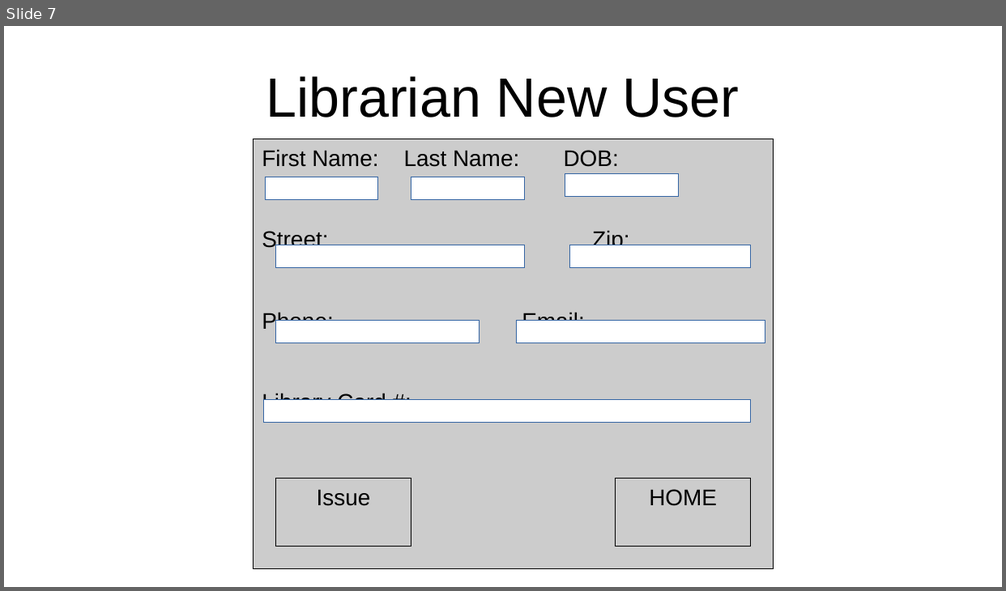
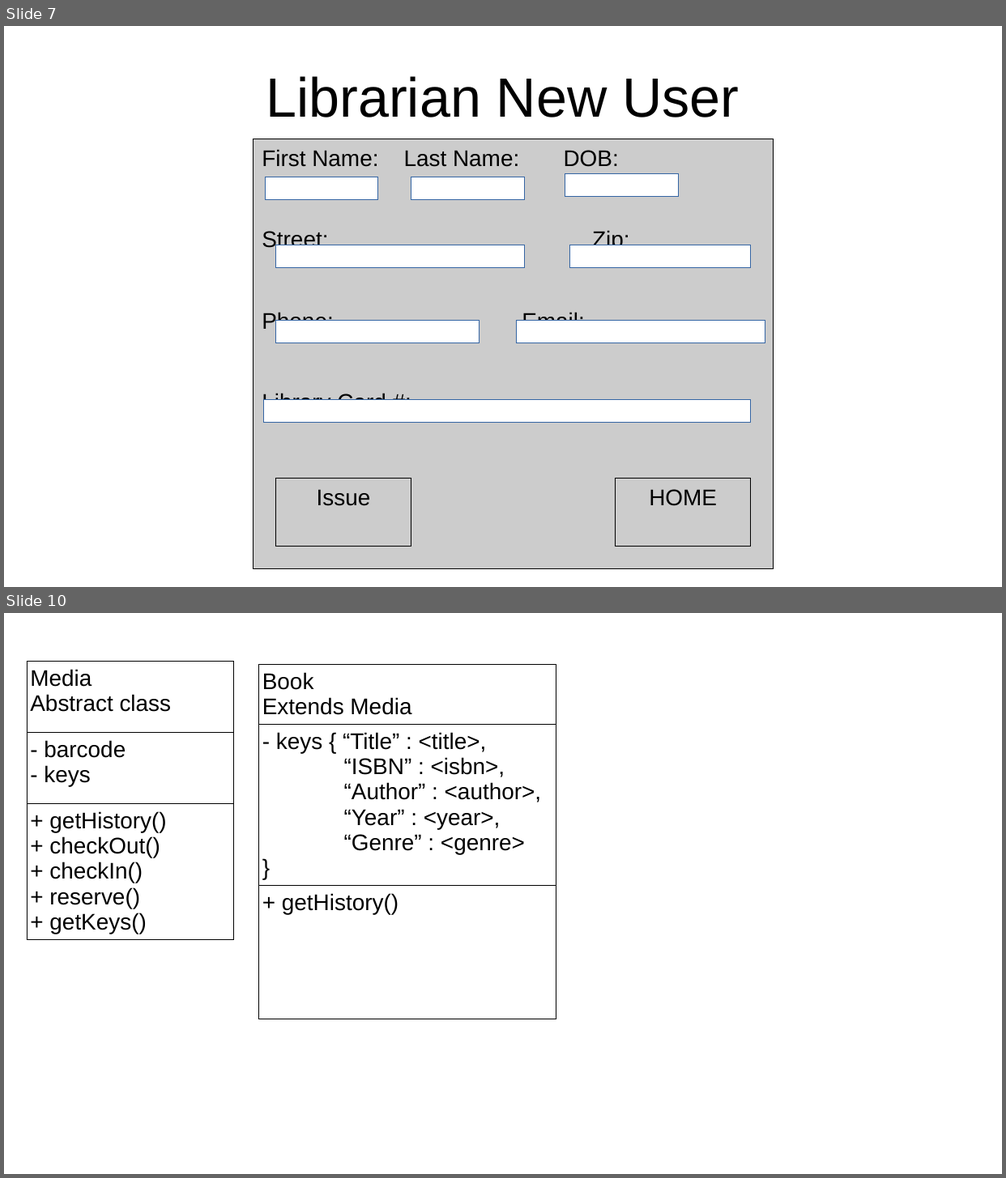
Before and after one commit to bheney/Library-Catalog, a slide deck: UI Mock Up.odp. Shown one above the other, each under a label of ours: slide 7 before the commit, slides 7 and 10 after it; the slides between them are not shown. The pictures are 1006x591 and 1006x1178 pixels, drawn with LibreOffice and Linux fonts; fonts in the diff are those of the drawing. Boxes give left, top, right and bottom in pixels: in the first picture for what was removed or moved away, otherwise in the second. Text is boxed around its words. In the diff, an @@ line names an element or a change of style, - is before the commit and + after.

```diff
--- a/UI Mock Up.odp
+++ b/UI Mock Up.odp
@@ slide 10 added at (4,613,1002,1174), background #FFFFFF @@
@@ table added at (27,661,234,937), 3 rows, 1 columns @@
+Media / Abstract class
+- barcode / - keys
++ getHistory() / + checkOut() / + checkIn() / + reserve() / + getKeys()
@@ table added at (258,665,556,1016), 3 rows, 1 columns @@
+Book / Extends Media
+- keys { “Title” : <title>, / “ISBN” : <isbn>, / “Author” : <author>, / “Year” : <year>, / “Genre” : <genre> / }
++ getHistory()
```
Also in this commit, not shown: 2 slides changed, 1 other slide added, 2 other files.
